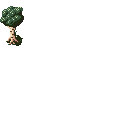
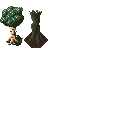
Layer changes from the first 128x128 image to the second:
painted on "Pasted Layer" over [13, 10, 48, 48]
